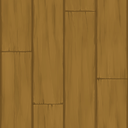
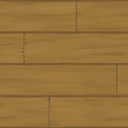
Layered file, before and after one edit (128 x 128). Changes by layer:
added layer "Wood3" above "Wood2" over 0, 0, 128, 128
renamed "Calque Copié" to "Wood1", hid it over 0, 0, 128, 128
